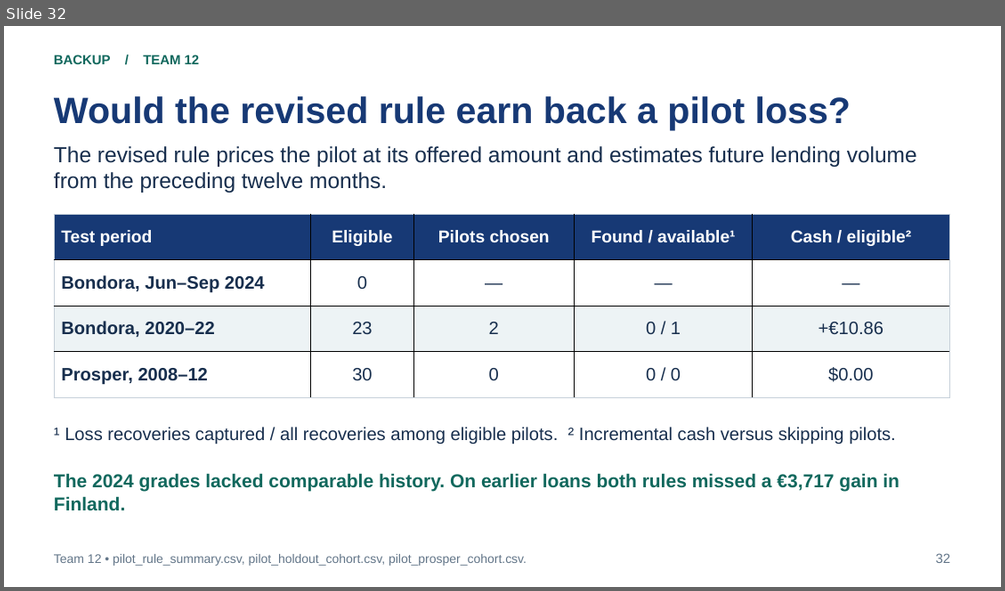
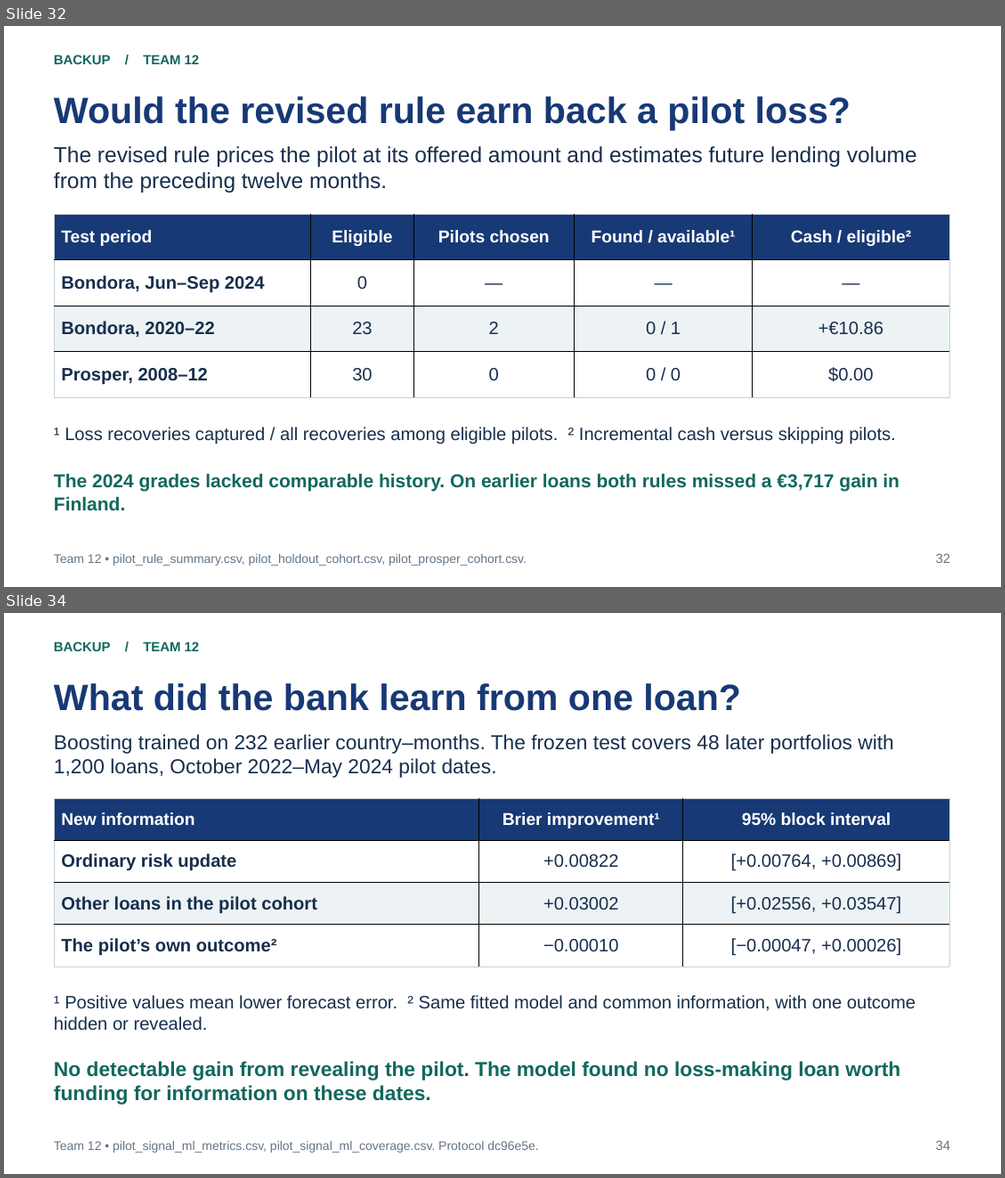
Before and after one commit to bigpurota/paper11, a slide deck: slides/paper11.pptx. Shown one above the other, each under a label of ours: slide 32 before the commit, slides 32 and 34 after it; the slides between them are not shown. The pictures are 1005x591 and 1005x1178 pixels, drawn with LibreOffice and Linux fonts; fonts in the diff are those of the drawing. Boxes give left, top, right and bottom in pixels: in the first picture for what was removed or moved away, otherwise in the second. Text is boxed around its words. In the diff, an @@ line names an element or a change of style, - is before the commit and + after.

Commit message:
Price one pilot outcome against shared information and test its lift over time

```diff
--- a/slides/paper11.pptx
+++ b/slides/paper11.pptx
@@ slide 34 added at [4, 613, 1001, 1174], background #FFFFFF @@
@@ text added at [54, 641, 200, 651], 12.8 pt, text #11685D, bold @@
+BACKUP / TEAM 12
@@ text added at [54, 683, 741, 711], 35.2 pt, text #173975, bold @@
+What did the bank learn from one loan?
@@ text added at [54, 734, 893, 778], 19.5 pt, text #172E4D @@
+Boosting trained on 232 earlier country–months. The frozen test covers 48 later portfolios with 1,200 loans, October 2022–May 2024 pilot dates.
@@ table added at [54, 798, 950, 966], 4 rows, 3 columns @@
+New information | Brier improvement¹ | 95% block interval
+Ordinary risk update | +0.00822 | [+0.00764, +0.00869]
+Other loans in the pilot cohort | +0.03002 | [+0.02556, +0.03547]
+The pilot’s own outcome² | −0.00010 | [−0.00047, +0.00026]
@@ text added at [54, 995, 915, 1030], 17.2 pt, text #172E4D @@
+¹ Positive values mean lower forecast error. ² Same fitted model and common information, with one outcome hidden or revealed.
@@ text added at [54, 1061, 900, 1104], 19.5 pt, text #11685D, bold @@
+No detectable gain from revealing the pilot. The model found no loss-making loan worth funding for information on these dates.
@@ text added at [54, 1141, 538, 1152], 12 pt, text #627588 @@
+Team 12 • pilot_signal_ml_metrics.csv, pilot_signal_ml_coverage.csv. Protocol dc96e5e.
@@ text added at [936, 1140, 951, 1150], 12.8 pt, text #627588 @@
+34
```
Also in this commit, not shown: 1 other slide added, 33 other files.
